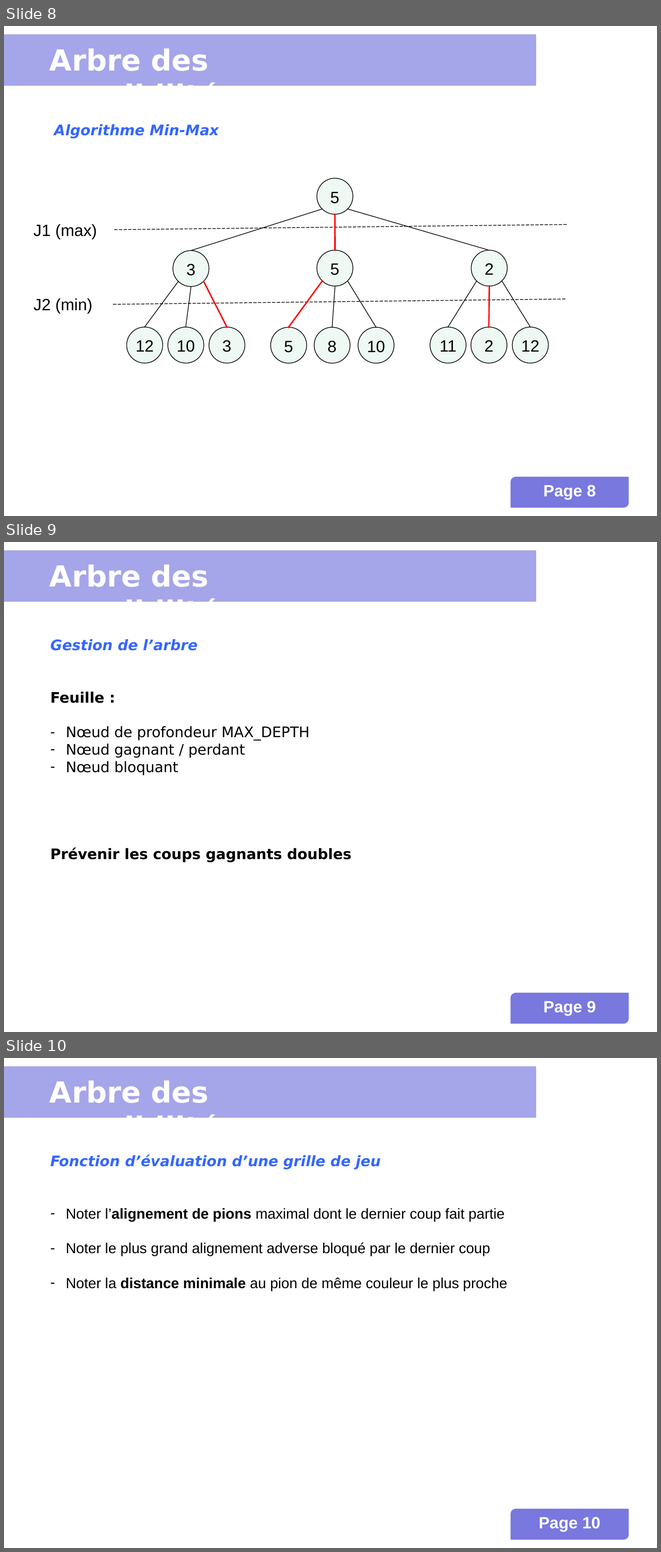
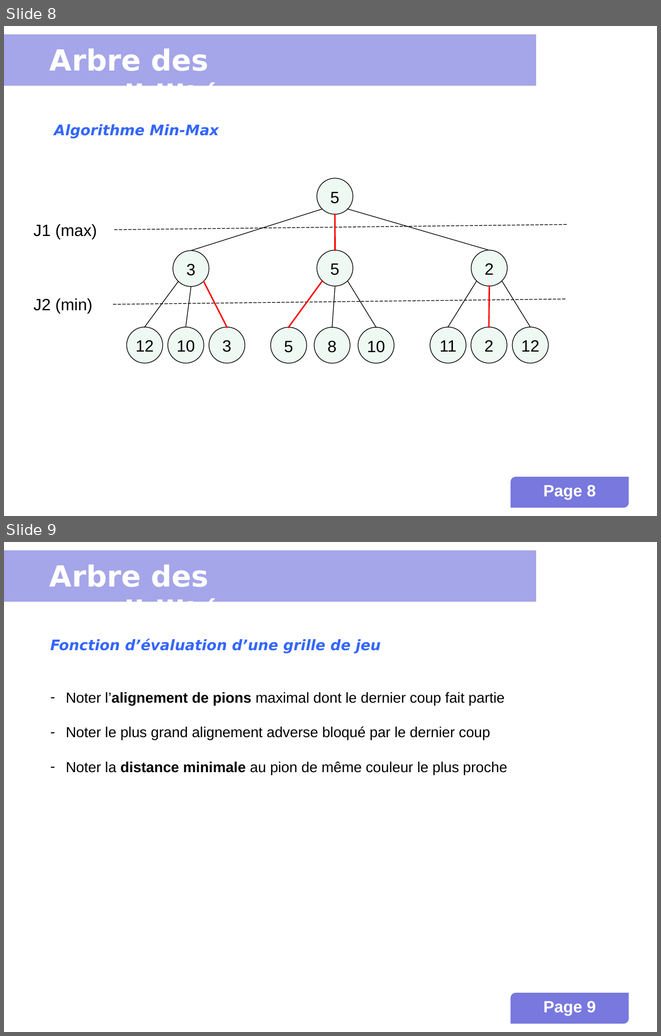
Before and after one commit to INSA-4IF-H4404-2013-2014/Connect-Four, a slide deck: presentation.ppt. Shown one above the other, each under a label of ours: slides 8, 9 and 10 before the commit, slides 8 and 9 after it. The pictures are 661x1552 and 661x1036 pixels, drawn with LibreOffice and Linux fonts; fonts in the diff are those of the drawing; background and template pictures are left out. Boxes give left, top, right and bottom in pixels: in the first picture for what was removed or moved away, otherwise in the second. Text is boxed around its words. In the diff, an @@ line names an element or a change of style, - is before the commit and + after.

Commit message:
PPT modifications

```diff
--- a/presentation.ppt
+++ b/presentation.ppt
@@ slide 9 removed at <box>4,542,657,1032</box>, background #FFFFFF; not listed: 3 template elements that a slide beside it also shows @@
@@ text removed at <box>50,564,236,602</box> @@
-Arbre des possibilités
@@ text removed at <box>50,639,351,862</box> @@
-Gestion de l’arbre
-Feuille :
-– Nœud de profondeur MAX_DEPTH
-– Nœud gagnant / perdant
-– Nœud bloquant
-Prévenir les coups gagnants doubles
@@ what was slide 10 is now slide 9 @@
@@ page number at <box>544,1000,596,1015</box>: text changed @@
-Page 10
+Page 9
```
